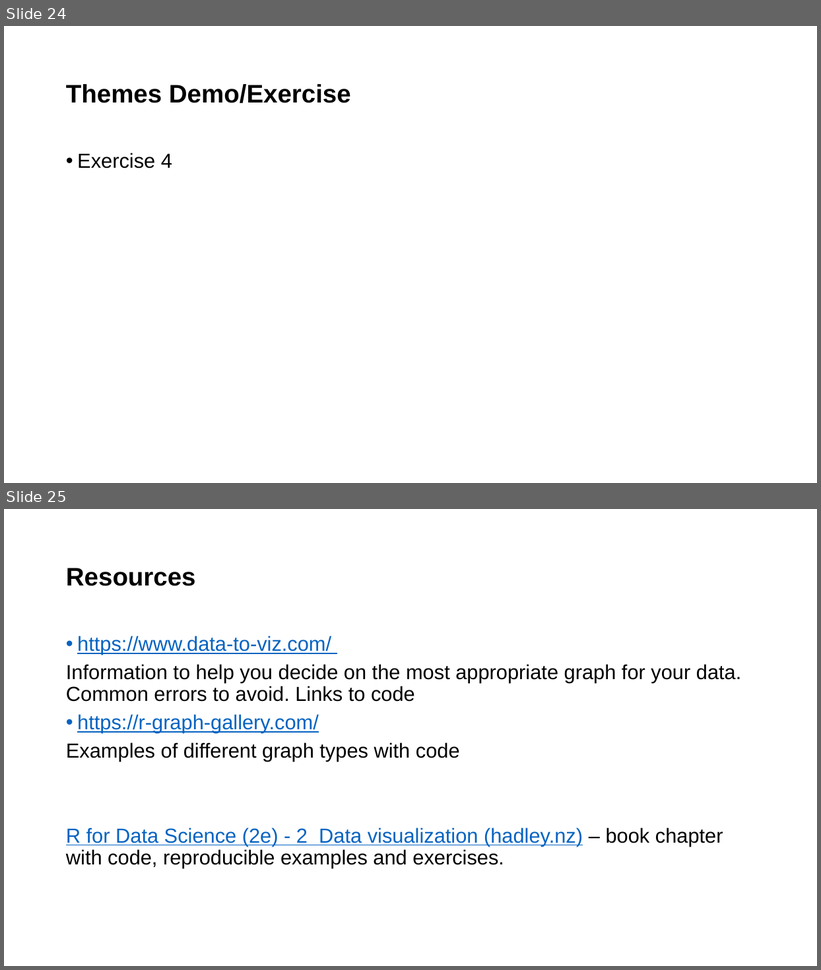
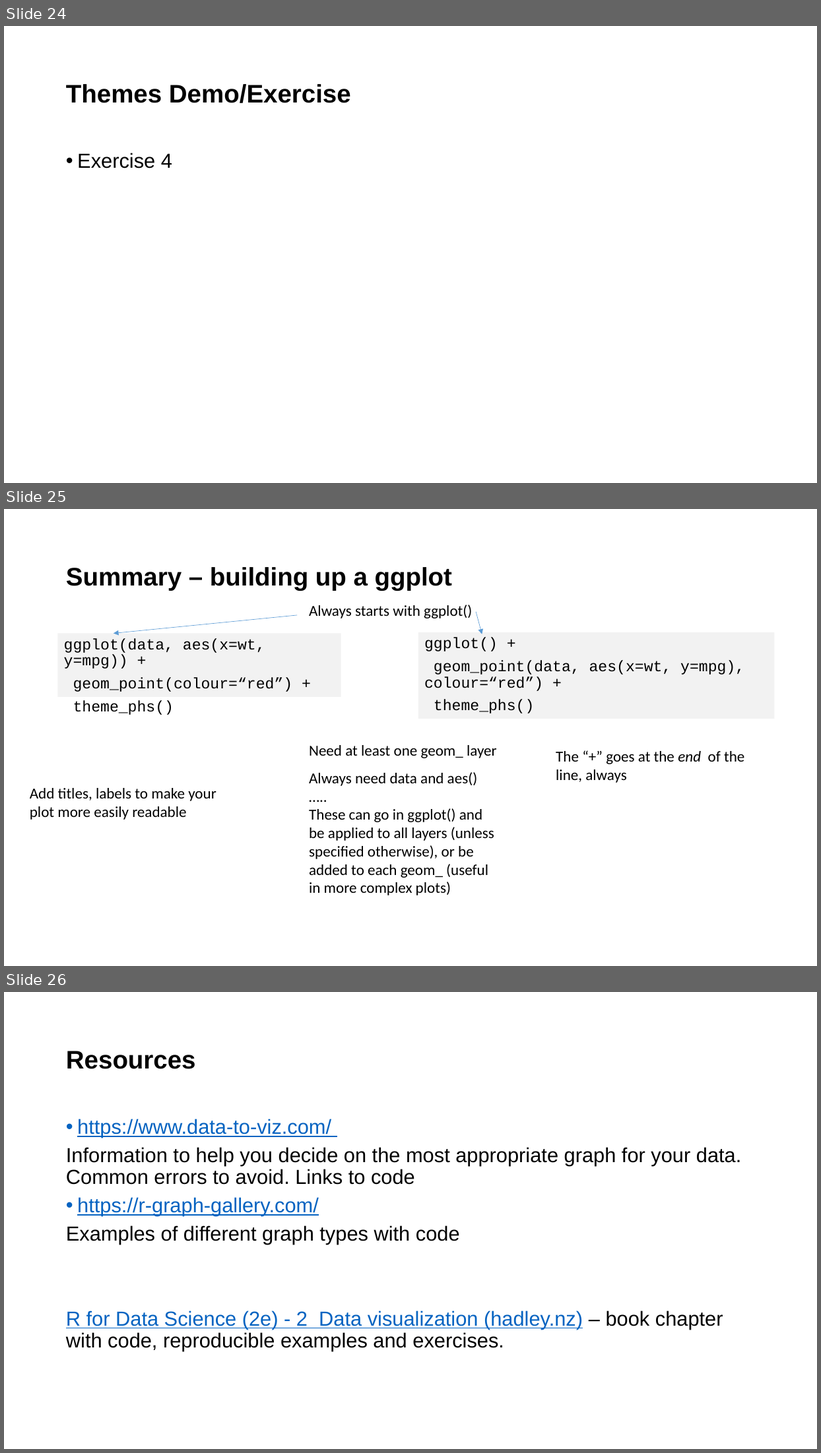
Before and after one commit to Public-Health-Scotland/ATI-ggplot-training, a slide deck: Introduction to ggplot.pptx. Shown one above the other, each under a label of ours: slides 24 and 25 before the commit, slides 24, 25 and 26 after it. The pictures are 821x970 and 821x1453 pixels, drawn with LibreOffice and Linux fonts; fonts in the diff are those of the drawing; background and template pictures are left out. Boxes give left, top, right and bottom in pixels: in the first picture for what was removed or moved away, otherwise in the second. Text is boxed around its words. In the diff, an @@ line names an element or a change of style, - is before the commit and + after.

Commit message:
update ppt. add themes_phs to examples

```diff
--- a/Introduction to ggplot.pptx
+++ b/Introduction to ggplot.pptx
@@ slide 25 added at [4, 509, 817, 966], background picture (left out) @@
@@ title added at [66, 567, 452, 590], 30 pt, text #000000, bold @@
+Summary – building up a ggplot
@@ text added at [309, 605, 472, 619], 18 pt, text #000000 @@
+Always starts with ggplot()
@@ arrow added from (298, 615) to (114, 634), #5B9BD5 0.5 pt @@
@@ arrow added from (476, 611) to (482, 634), #5B9BD5 0.5 pt @@
@@ text added at [57, 634, 341, 703], fill #F2F2F2, 18 pt, text #000000 @@
+ggplot(data, aes(x=wt, y=mpg)) +
+geom_point(colour=“red”) +
+theme_phs()
@@ rectangle added at [418, 633, 775, 720], fill #F2F2F2, 18 pt, text #000000 @@
+ggplot() +
+geom_point(data, aes(x=wt, y=mpg), colour=“red”) +
+theme_phs()
@@ text added at [309, 745, 497, 758], 18 pt, text #000000 @@
+Need at least one geom_ layer
@@ text added at [556, 751, 745, 783], 18 pt, text #000000 @@
+The “+” goes at the end of the line, always
@@ text added at [309, 772, 494, 896], 18 pt, text #000000 @@
+Always need data and aes() …..
+These can go in ggplot() and be applied to all layers (unless specified otherwise), or be added to each geom_ (useful in more complex plots)
@@ text added at [30, 788, 217, 820], 18 pt, text #000000 @@
+Add titles, labels to make your plot more easily readable
@@ what was slide 25 is now slide 26 @@
```
Also in this commit, not shown: 2 slides changed, 1 other slide added, 1 slide removed, 1 other file.
